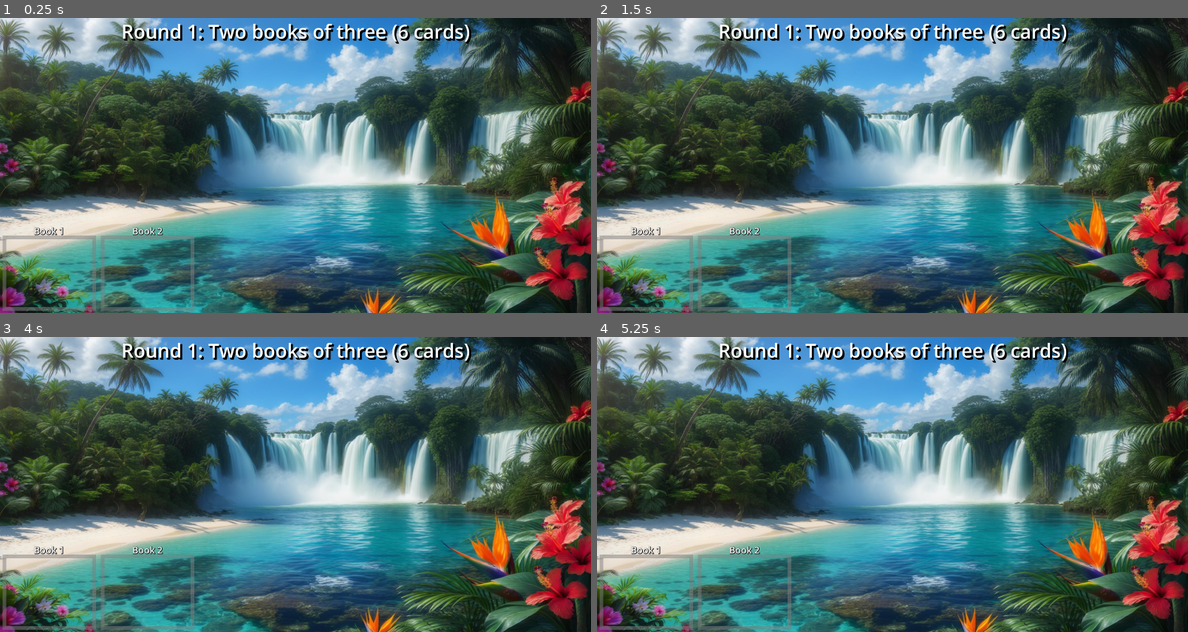
Above: before the commit, frames 1-4 (two rows, left to right).
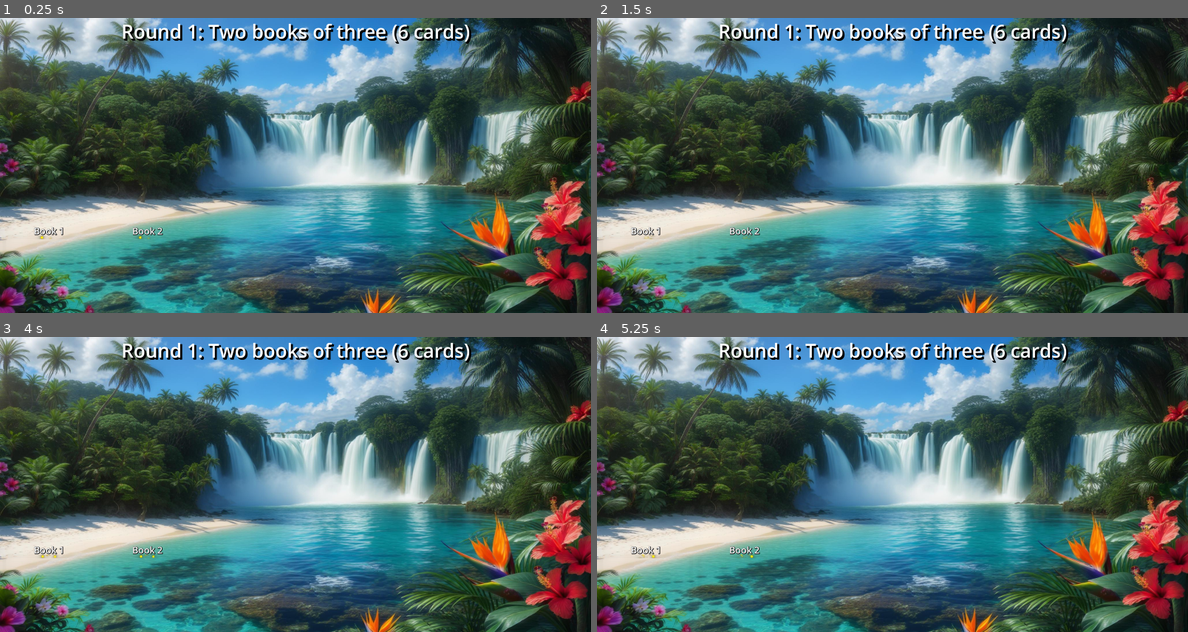
Above: after the commit, the same moments.

Repository: gmlewis/godot-liverpool-rummy
Game: Godot game, scene res://rounds/round_1.tscn
Same seed, same stepped clock (60 frames per second), same inputs: the game is played once before the commit and once after it. This scene is started directly instead of the project's main scene.
Inputs (mouse positions are in pixels of both pictures, inside the frame that each line leads up to):
- Up to frame 1 (0.25 s): no input
- Up to frame 2 (1.5 s): tap Enter at 0.5 s; move the mouse to (1022, 150) at 0.52 s; click (1022, 150) at 0.67 s; tap Space at 1.25 s; drag from (774, 180) to (862, 224) at 1.27 s
- Up to frame 3 (4 s): tap Enter at 2, 3.5 s; move the mouse to (354, 419) at 2.02 s; click (354, 419) at 2.17 s; tap Space at 2.75 s; drag from (265, 543) to (118, 440) at 2.77 s; move the mouse to (472, 528) at 3.52 s; click (472, 528) at 3.67 s
- Up to frame 4 (5.25 s): tap Space at 4.25 s; drag from (715, 440) to (803, 410) at 4.27 s; move the mouse to (922, 484) at 5.02 s; click (922, 484) at 5.17 s

The runs differ from the first frame. In frame 1, 1.2% of the frame differs, in the area x 0-33%, y 73-100%; in frame 2, 1.2%; in frame 3, 1.2%; in frame 4, 1.2%.

Commit message:
Claude experiment
Signed-off-by: Glenn Lewis <6598971+gmlewis@users.noreply.github.com>

Diff:
--- a/rounds/round_1.tscn
+++ b/rounds/round_1.tscn
@@ -1,12 +1,14 @@
 [gd_scene load_steps=4 format=3 uid="uid://dd0vu47oxmnsf"]
 
 [ext_resource type="Texture2D" uid="uid://fhwna4tyu5om" path="res://backgrounds/dc70a2a7-4b6d-405d-8335-fb80d6e62311.jpeg" id="1_xf23r"]
-[ext_resource type="Shader" uid="uid://dj1sits4mc06j" path="res://shaders/fuzzyrect.gdshader" id="2_1ihhj"]
+[ext_resource type="Shader" uid="uid://dhkculqwul0h3" path="res://shaders/sparklerect.gdshader" id="2_1ihhj"]
 
 [sub_resource type="ShaderMaterial" id="ShaderMaterial_1ihhj"]
 shader = ExtResource("2_1ihhj")
 shader_parameter/border_width = 10.0
-shader_parameter/border_color = Color(0.5, 0.5, 0.5, 0.5)
+shader_parameter/sparkle_color = Color(1, 0.85, 0, 1)
+shader_parameter/animation_speed = 2.0
+shader_parameter/sparkle_intensity = 2.0
 
 [node name="Round1" type="Control"]
 layout_mode = 3
--- /dev/null
+++ b/shaders/sparklerect.gdshader
@@ -0,0 +1,64 @@
+shader_type canvas_item;
+
+uniform float border_width : hint_range(0.0, 50.0) = 20.0;
+uniform vec4 sparkle_color : source_color = vec4(1.0, 0.85, 0.0, 1.0); // Golden
+uniform float animation_speed : hint_range(0.5, 5.0) = 2.0;
+uniform float sparkle_intensity : hint_range(0.5, 3.0) = 2.5;
+
+// Pseudo-random function
+float random(vec2 p) {
+	return fract(sin(dot(p, vec2(12.9898, 78.233))) * 43758.5453);
+}
+
+void fragment() {
+	// Get the size of the rect from UV coordinates
+	vec2 rect_size = 1.0 / fwidth(UV);
+
+	// Current position in pixels
+	vec2 pos = UV * rect_size;
+
+	// Check distance from each edge
+	bool near_left = pos.x < border_width;
+	bool near_right = pos.x > (rect_size.x - border_width);
+	bool near_top = pos.y < border_width;
+	bool near_bottom = pos.y > (rect_size.y - border_width);
+
+	if (near_left || near_right || near_top || near_bottom) {
+		vec3 final_color = vec3(0.0);
+		float final_alpha = 0.0;
+
+		// Sparkler at top edge of border
+		vec2 sparkler_pos = vec2(rect_size.x * 0.5, border_width * 0.5);
+
+		// Fire sparks in 12 evenly spaced directions
+		for (int s = 0; s < 12; s++) {
+			float spark_id = float(s);
+			float spark_direction = spark_id * 6.28 / 12.0;
+			vec2 spark_dir = vec2(cos(spark_direction), sin(spark_direction));
+
+			float spark_phase = random(vec2(spark_id, 20.0)) * 6.28;
+			float spark_speed = random(vec2(spark_id, 21.0)) * 2.0 + 1.0;
+			float time_phase = mod(TIME * animation_speed * spark_speed + spark_phase, 6.28);
+
+			float pulse = sin(time_phase) * 0.5 + 0.5;
+			pulse = pow(pulse, 2.0);
+
+			if (pulse < 0.01) continue;
+
+			float travel = pulse * border_width * 2.0;
+			vec2 spark_pos = sparkler_pos + spark_dir * travel;
+			float dist = length(pos - spark_pos);
+
+			float brightness = pulse / (1.0 + dist * dist / 5.0);
+			brightness *= sparkle_intensity;
+
+			final_color += sparkle_color.rgb * brightness;
+			final_alpha = max(final_alpha, brightness);
+		}
+
+		final_alpha = max(final_alpha, 0.02);
+		COLOR = vec4(final_color, final_alpha);
+	} else {
+		COLOR = vec4(0.0, 0.0, 0.0, 0.0);
+	}
+}
Not shown, added: shaders/sparklerect.gdshader.uid
